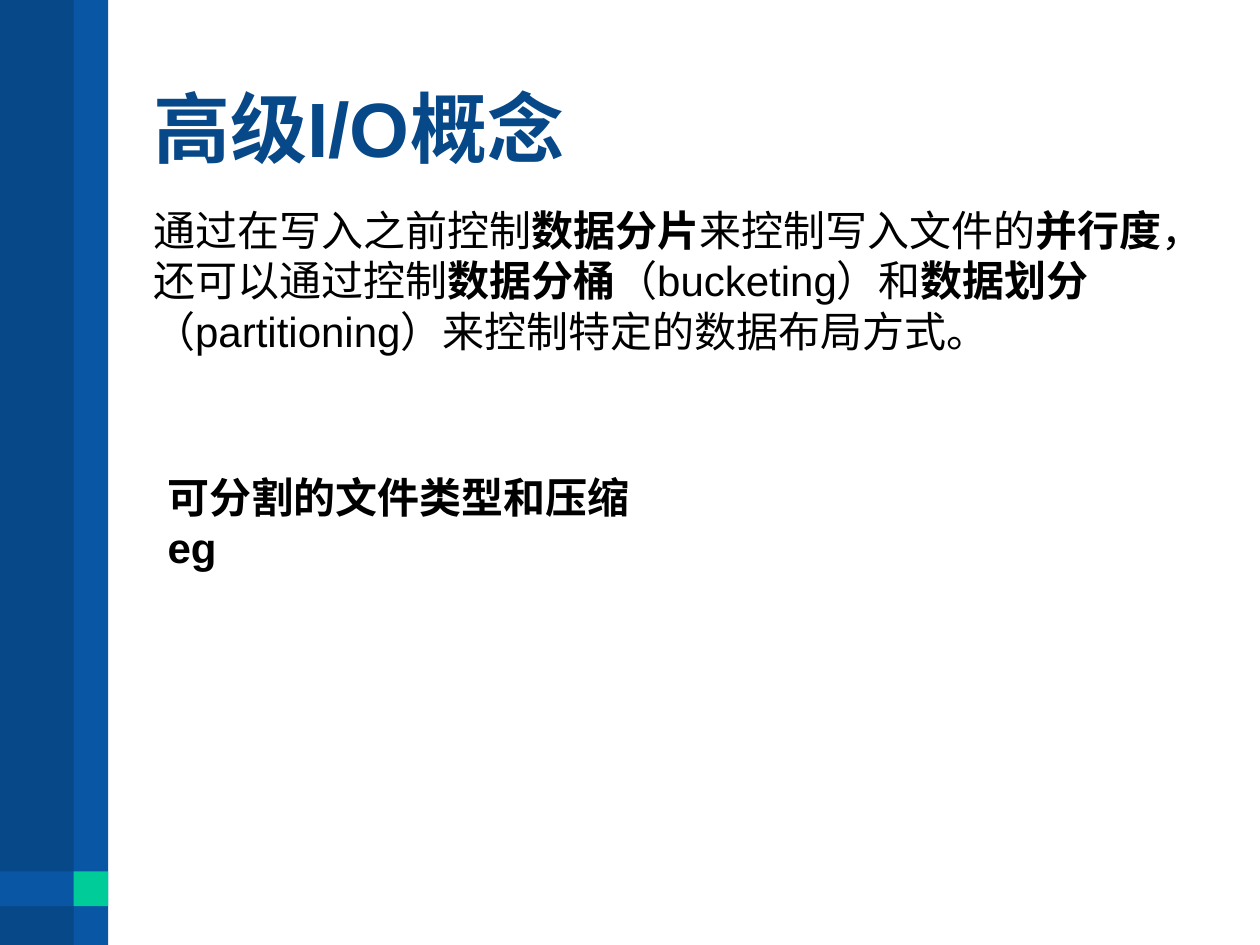
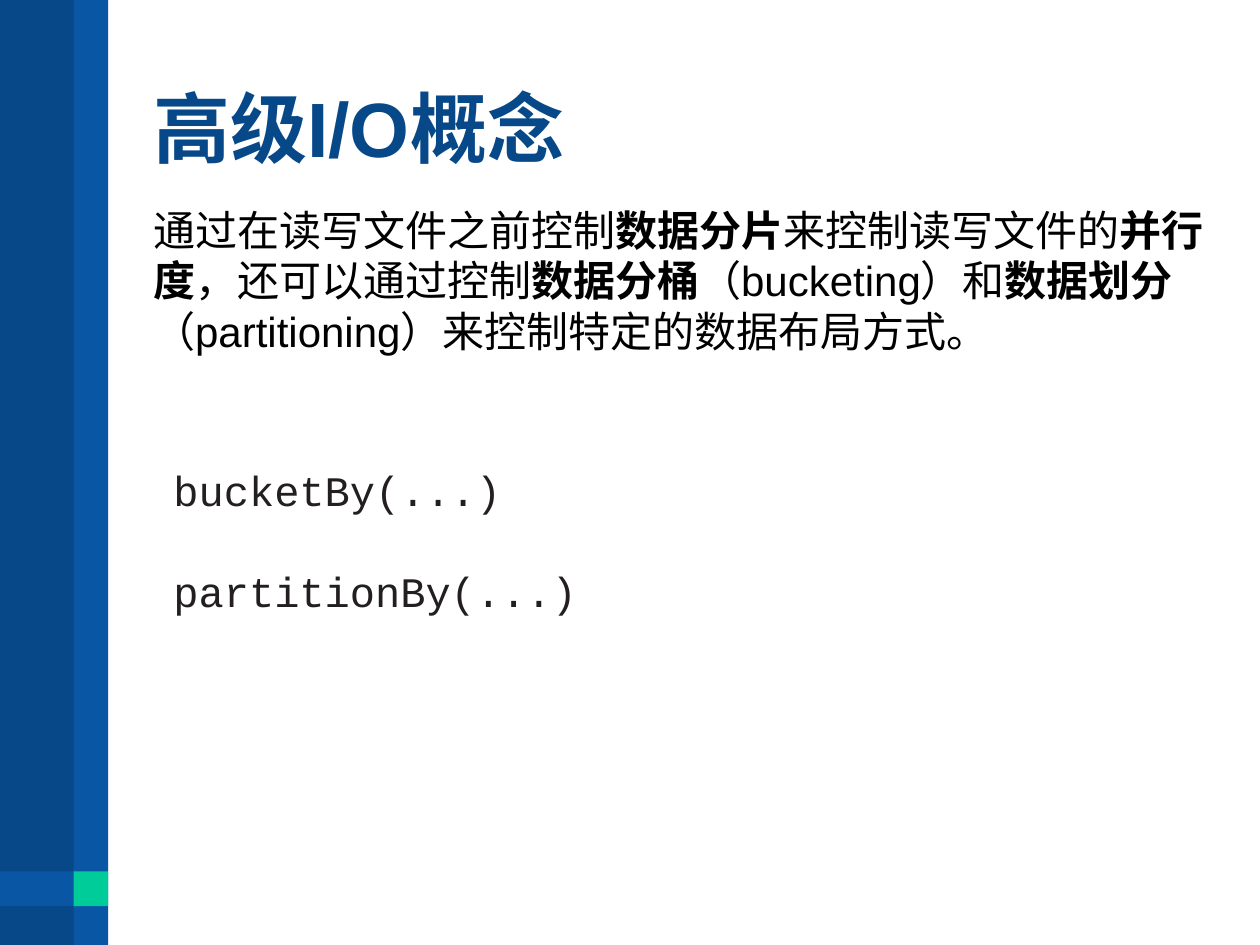
Before and after one commit to wxyzjf/parquet_20200823, a slide deck: slide 16 of SPARK Parquet 简谈.pptx. Drawn at 1260x945 pixels with LibreOffice and Linux fonts; fonts in the diff are those of the drawing. Boxes give left, top, right and bottom in pixels: in the first picture for what was removed or moved away, otherwise in the second. Text is boxed around its words. In the diff, an @@ line names an element or a change of style, - is before the commit and + after.

```diff
--- a/SPARK Parquet 简谈.pptx
+++ b/SPARK Parquet 简谈.pptx
@@ text at [153,210,1203,356]: text changed @@
-通过在写入之前控制数据分片来控制写入文件的并行度，还可以通过控制数据分桶（bucketing）和数据划分（partitioning）来控制特定的数据布局方式。
+通过在读写文件之前控制数据分片来控制读写文件的并行度，还可以通过控制数据分桶（bucketing）和数据划分（partitioning）来控制特定的数据布局方式。
@@ text at [173,476,576,616]: text changed; font Arial to Courier New; text colour #000000 to #231F20; bold off @@
-可分割的文件类型和压缩
-eg
+bucketBy(...)
+partitionBy(...)
```
Also in this commit, not shown: 11 other slides changed, 3 slides removed.
